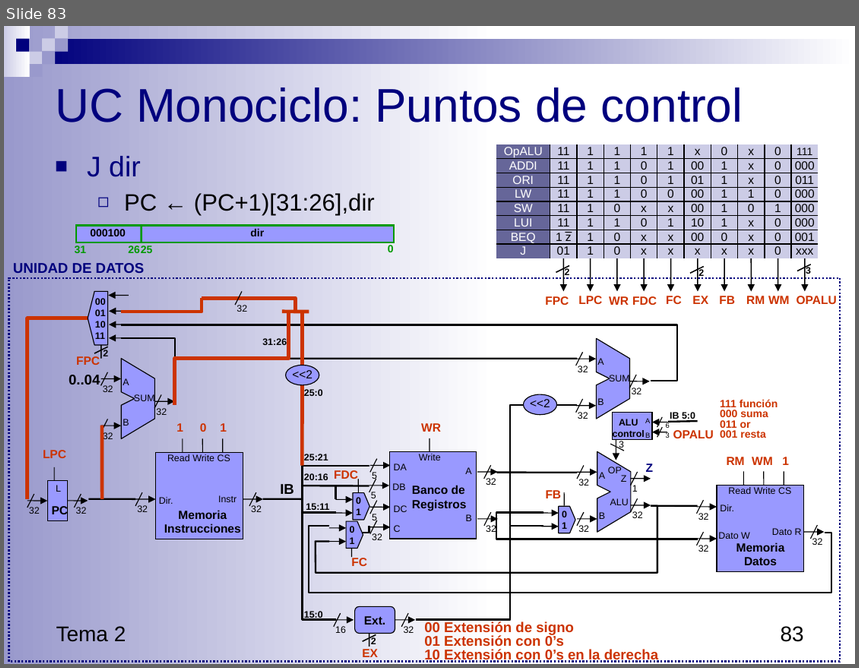
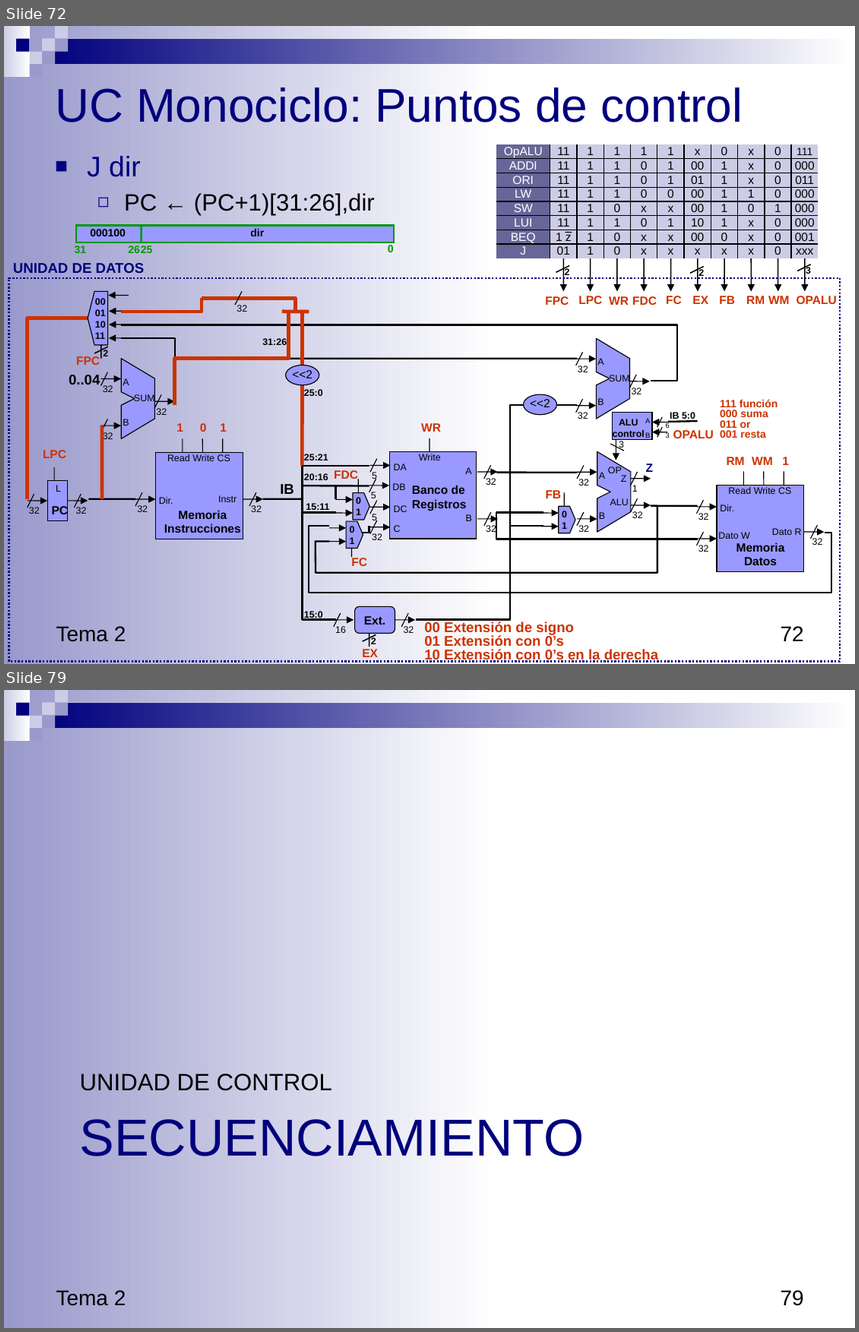
Before and after one commit to luisfromero/fucomp, a slide deck: temas/Tema3.pptx. Shown one above the other, each under a label of ours: slide 83 before the commit, slides 72 and 79 after it; the slides between them are not shown. The pictures are 859x668 and 859x1332 pixels, drawn with LibreOffice and Linux fonts; fonts in the diff are those of the drawing. Boxes give left, top, right and bottom in pixels: in the first picture for what was removed or moved away, otherwise in the second. Text is boxed around its words. In the diff, an @@ line names an element or a change of style, - is before the commit and + after.

Commit message:
Tema 3 actualizado

```diff
--- a/temas/Tema3.pptx
+++ b/temas/Tema3.pptx
@@ slide 79 added at <box>4,690,855,1328</box>, background #FFFFFF; not listed: 10 template elements that a slide beside it also shows @@
@@ text added at <box>80,1074,332,1091</box>, 20 pt, text #000000 @@
+UNIDAD DE CONTROL
@@ title added at <box>80,1115,585,1166</box>, 44 pt, text #00007D @@
+  SECUENCIAMIENTO
@@ text added at <box>56,1290,126,1306</box>, 18 pt, text #000000 @@
+Tema 2
@@ page number added at <box>781,1290,804,1306</box>, 18 pt, text #000000 @@
+79
@@ what was slide 83 is now slide 72 @@
@@ page number at <box>781,626,804,642</box>: text changed @@
-83
+72
```
Also in this commit, not shown: 21 slides changed, 3 other slides added, 8 slides removed, 8 other files.
